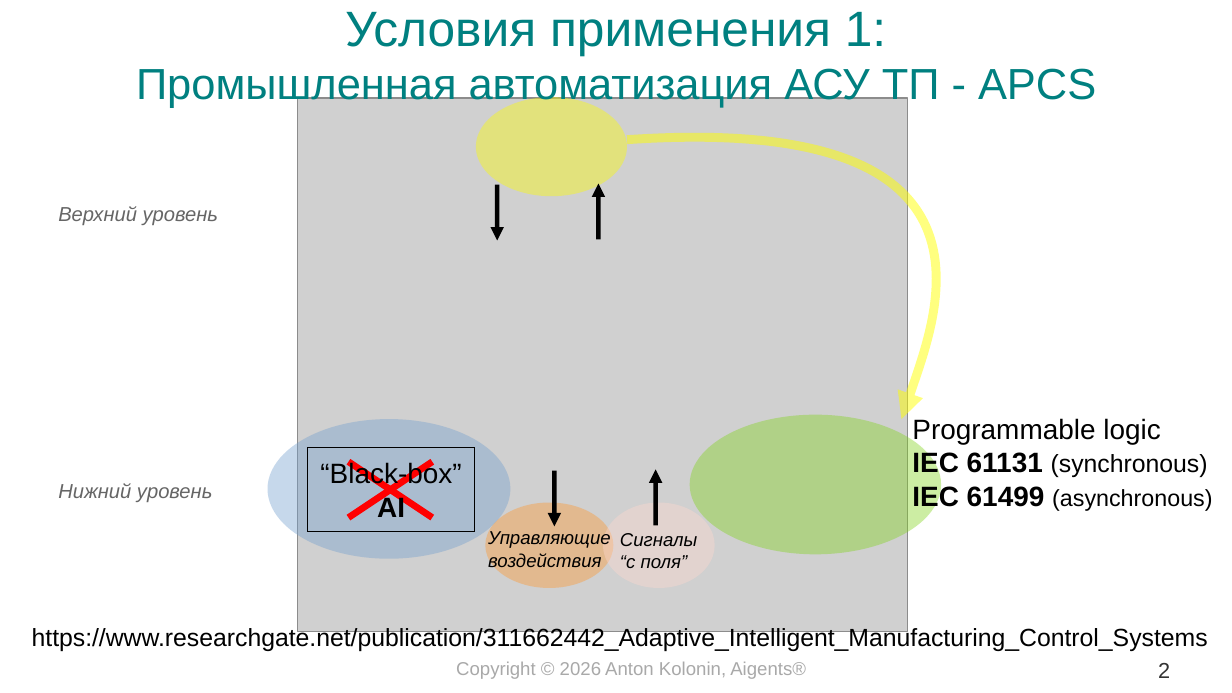
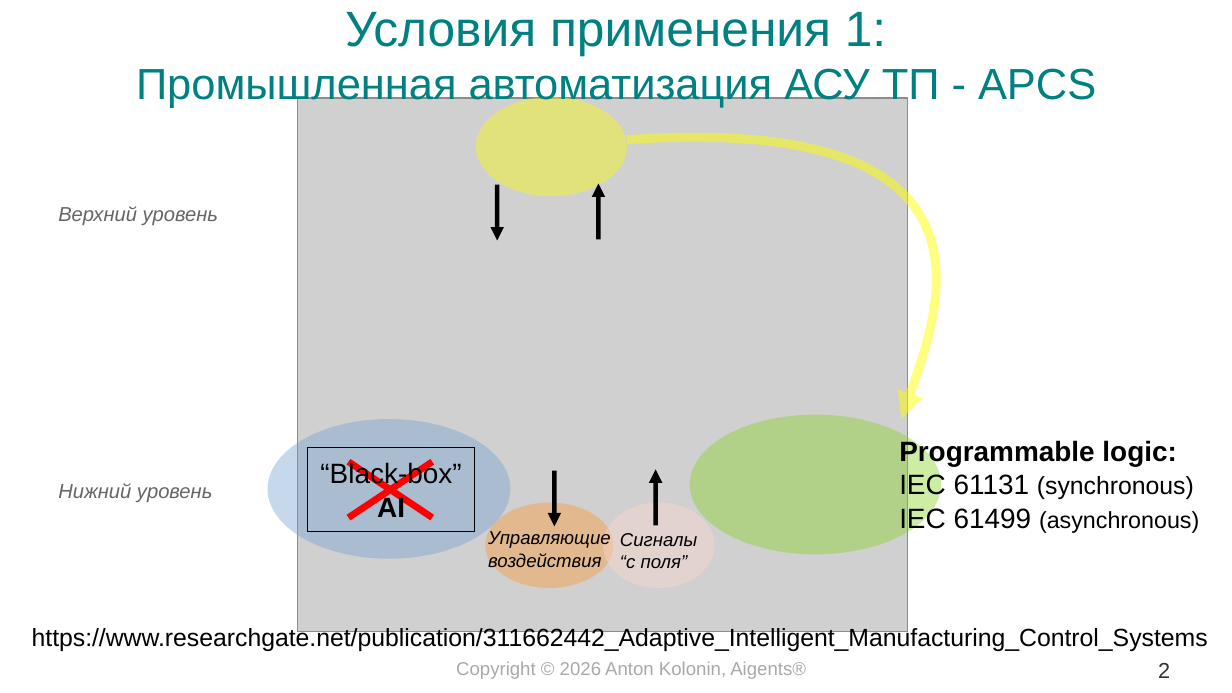
Before and after one commit to aigents/iai, a slide deck: slide 2 of docs/2026/interpretable_experiential_kolonin_datafest.odp. Drawn at 1232x693 pixels with LibreOffice and Linux fonts; fonts in the diff are those of the drawing; grey boxes stand for pictures. Boxes give left, top, right and bottom in pixels: in the first picture for what was removed or moved away, otherwise in the second. Text is boxed around its words. In the diff, an @@ line names an element or a change of style, - is before the commit and + after.

```diff
--- a/docs/2026/interpretable_experiential_kolonin_datafest.odp
+++ b/docs/2026/interpretable_experiential_kolonin_datafest.odp
@@ text "Programmable logic:": place and size @@
-text "Programmable logic:" at <box>912,418,1212,511</box>
+text "Programmable logic:" at <box>899,439,1199,533</box>
@@ text at <box>899,439,1176,466</box>: text changed; bold on @@
-Programmable logic
+Programmable logic:
@@ text at <box>899,472,1199,533</box>: bold off in "IEC 61131", "IEC 61499" @@
```
Also in this commit, not shown: 9 other slides changed, 2 slides removed, 5 other files.
